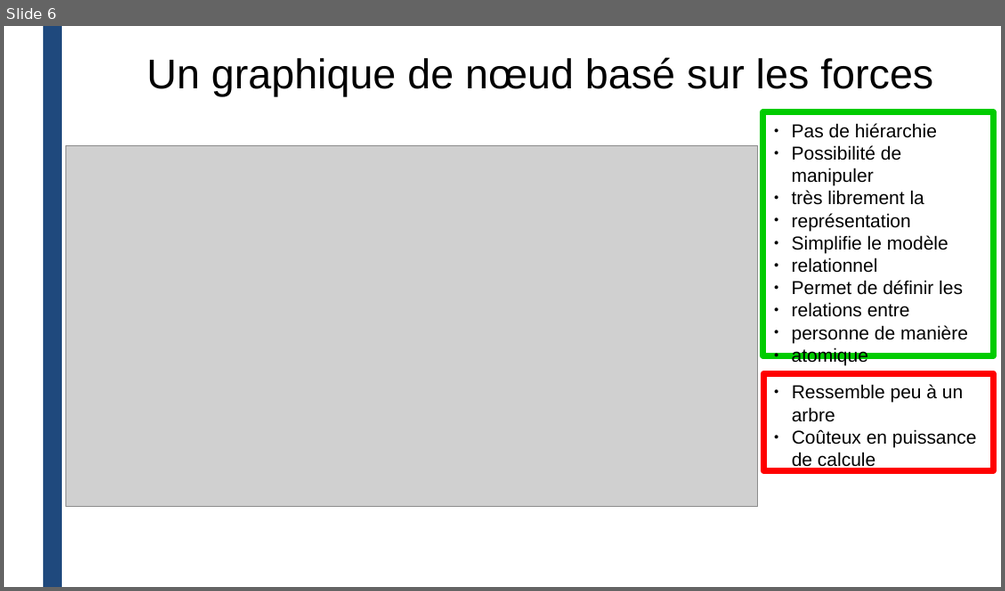
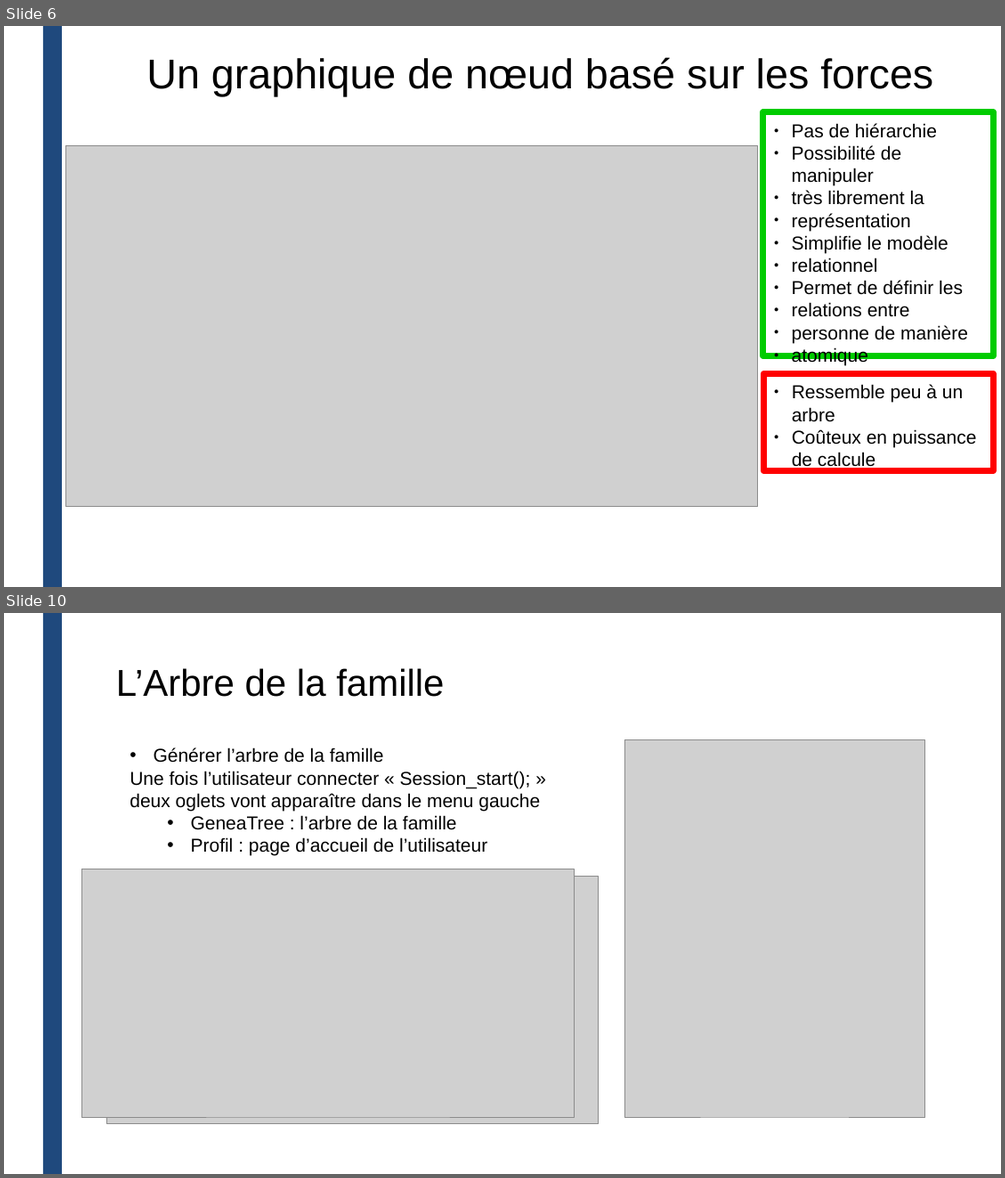
Before and after one commit to linda-benboudiaf/D3js, a slide deck: site/Genea_tree_presta.pptx. Shown one above the other, each under a label of ours: slide 6 before the commit, slides 6 and 10 after it; the slides between them are not shown. The pictures are 1005x591 and 1005x1178 pixels, drawn with LibreOffice and Linux fonts; fonts in the diff are those of the drawing; grey boxes stand for pictures. Boxes give left, top, right and bottom in pixels: in the first picture for what was removed or moved away, otherwise in the second. Text is boxed around its words. In the diff, an @@ line names an element or a change of style, - is before the commit and + after.

```diff
--- a/site/Genea_tree_presta.pptx
+++ b/site/Genea_tree_presta.pptx
@@ slide 10 added at [4, 613, 1001, 1174], background #FFFFFF; not listed: 1 template element that a slide beside it also shows @@
@@ title added at [116, 668, 444, 697], 36 pt, text #000000 @@
+L’Arbre de la famille
@@ picture added at [624, 740, 924, 1117] @@
@@ text added at [129, 747, 540, 856], 18 pt, text #000000 @@
+• Générer l’arbre de la famille
+Une fois l’utilisateur connecter « Session_start(); » deux oglets vont apparaître dans le menu gauche
+  • GeneaTree : l’arbre de la famille
+  • Profil : page d’accueil de l’utilisateur
@@ picture added at [82, 869, 574, 1117] @@
@@ picture added at [106, 876, 599, 1124] @@
```
Also in this commit, not shown: 3 other slides added.
